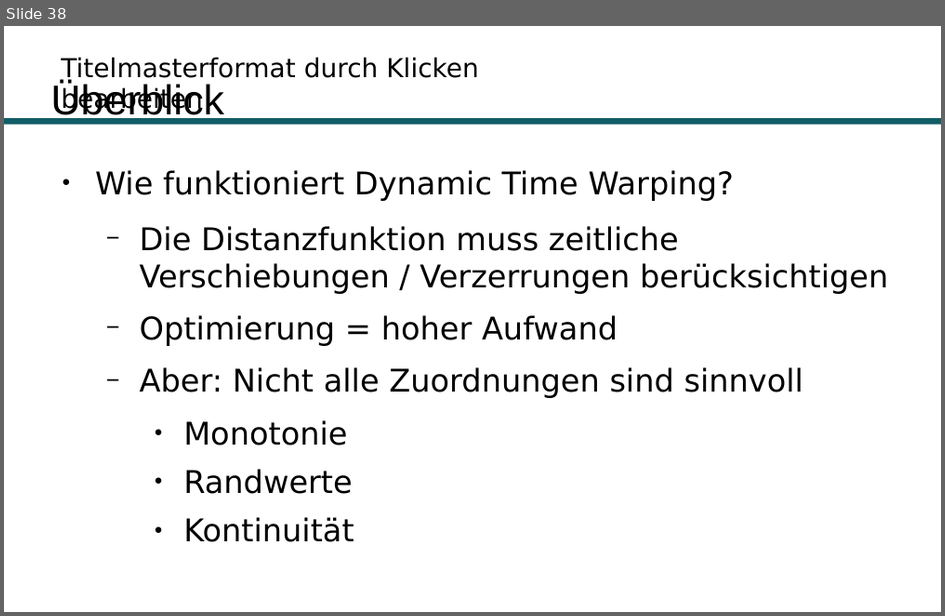
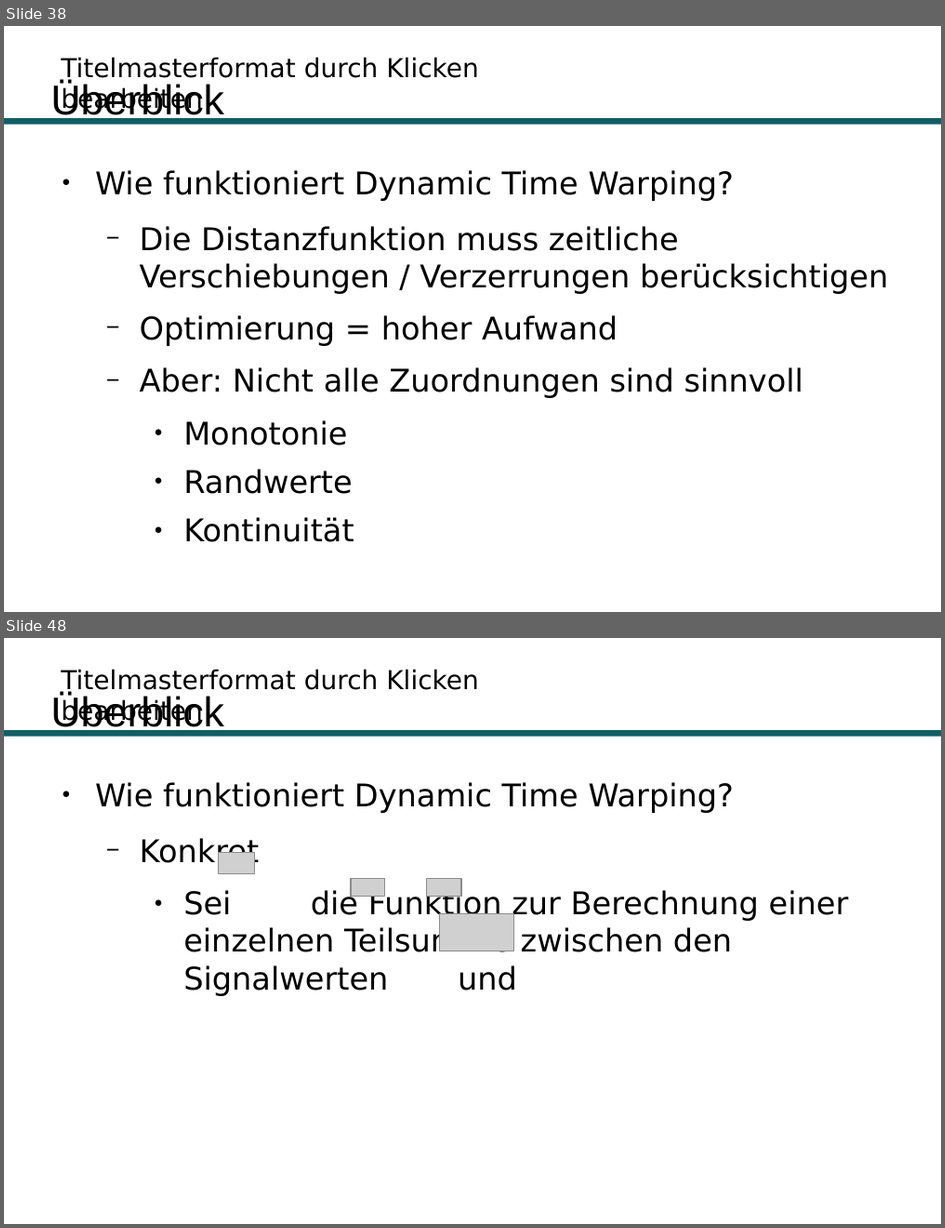
Before and after one commit to Hirnschwamm/DTW, a slide deck: Präsentation.odp. Shown one above the other, each under a label of ours: slide 38 before the commit, slides 38 and 48 after it; the slides between them are not shown. The pictures are 945x616 and 945x1228 pixels, drawn with LibreOffice and Linux fonts; fonts in the diff are those of the drawing; grey boxes stand for pictures; background and template pictures are left out. Boxes give left, top, right and bottom in pixels: in the first picture for what was removed or moved away, otherwise in the second. Text is boxed around its words. In the diff, an @@ line names an element or a change of style, - is before the commit and + after.

Commit message:
Presentation update

```diff
--- a/Präsentation.odp
+++ b/Präsentation.odp
@@ slide 48 added at box(4, 638, 941, 1224), background #FFFFFF; not listed: 2 template elements that a slide beside it also shows @@
@@ title added at box(50, 694, 224, 735), 32 pt, text #000000 @@
+Überblick
@@ text added at box(95, 782, 849, 996), 24 pt, text #000000 @@
+● Wie funktioniert Dynamic Time Warping?
+  − Konkret
+    ● Sei die Funktion zur Berechnung einer einzelnen Teilsumme zwischen den Signalwerten und
@@ picture added at box(218, 852, 254, 874) @@
@@ picture added at box(351, 879, 385, 897) @@
@@ picture added at box(426, 879, 462, 897) @@
@@ picture added at box(440, 913, 514, 950) @@
```
Also in this commit, not shown: 1 slide changed, 12 other slides added.
